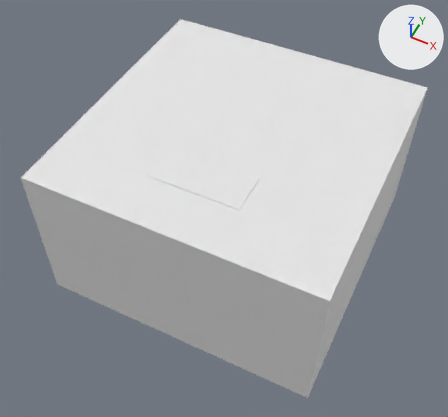
One commit to the glTF model ui-xr/_/ART/3D/Models/3D_BG_Office.glb: the scene before it, then after it.
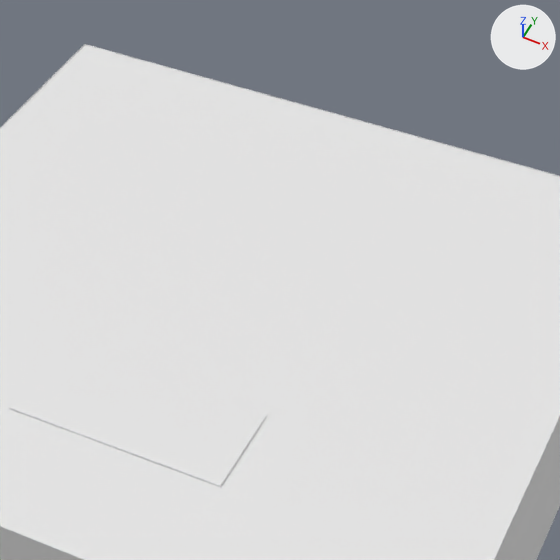
Each version is shown whole from a camera (50 mm lens) standing at (2.88, -6.24, 8.45) and looking at (-0.07, -0.34, 1.08), then close up on the part from 32% to 86% of the width and 0% to 58% of the height. Every picture has the same lights, and +X, +Y and +Z are marked at upper right. The older version's two pictures come first. Where no turn or scale is listed for an object, it has been applied to the vertices.

Objects in the first close-up: 'GEO_Ceilling', 'GEO_Office'.
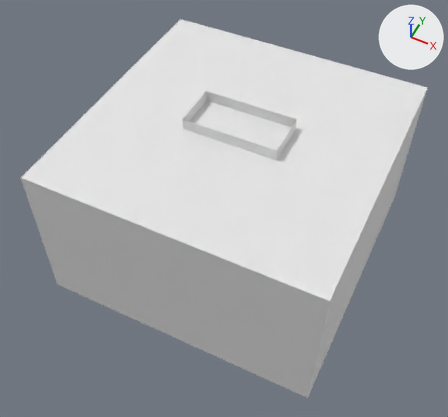
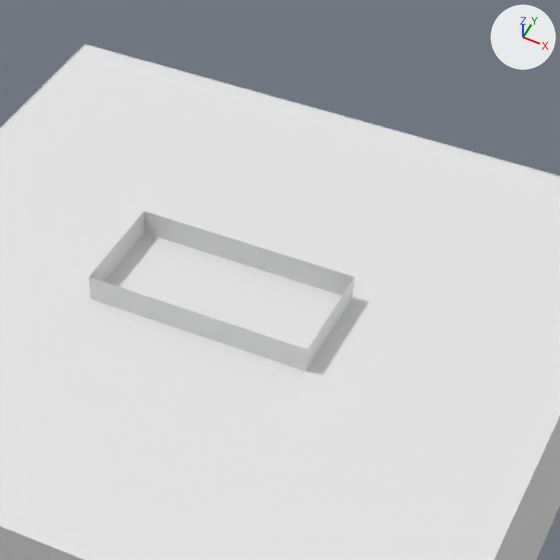
Boxes (x1, y1, x2, y2) around the edits, measured in the close-ups (560 x 560 px):
'GEO_Light', added
    after: (89, 211, 354, 371)

Diff of the bpy script that builds the scene:
```diff
--- a/ui-xr/_/ART/3D/Models/3D_BG_Office.glb.py
+++ b/ui-xr/_/ART/3D/Models/3D_BG_Office.glb.py
@@ mat_m_light @@
+mat_m_light = principled_material('M_Light')
+mat_m_light.base_color = (1.0, 0.977, 0.59)  # beige #fffcca
+mat_m_light.emission_color = (1.0, 0.965, 0.478)  # beige #fffbb8
+mat_m_light.emission_strength = 5.0
@@ me_plane_016 @@
+me_plane_016.from_pydata(...)  # 24 vertices, 40 faces; spans x -0.733..0.733, y -0.733..0.0, z 2.2..2.39
+# faces by material slot: [36, 4]
+me_plane_016.materials.append(mat_m_office)  # white #e7e7e7
+me_plane_016.materials.append(mat_m_light)  # beige #fffcca, glowing beige #fffbb8
@@ ob_geo_light @@
+ob_geo_light = bpy.data.objects.new('GEO_Light', me_plane_016)
+ob_geo_light.location = (0.0, 0.387, 0.275)
```
